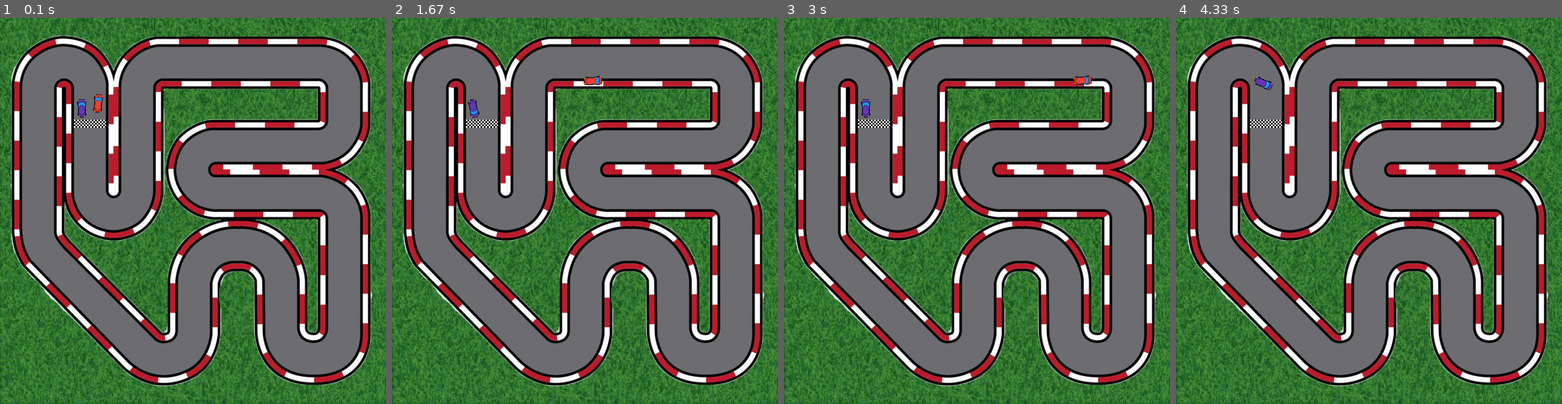
Above: before the commit, frames 1-4 (left to right).
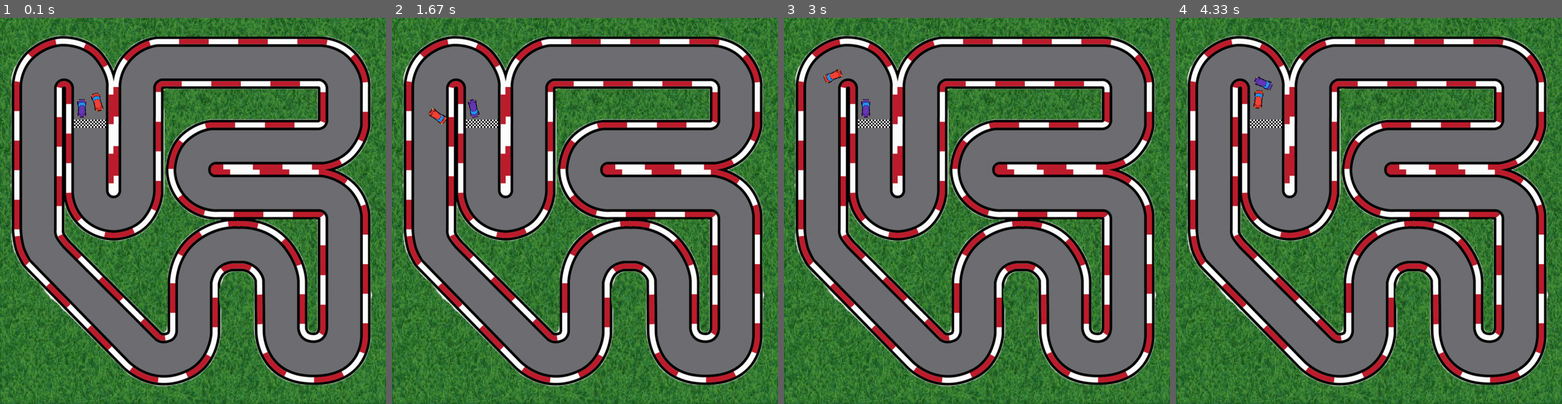
Above: after the commit, the same moments.

Repository: AmirmasoudCS/Pygame-Course
Game: pygame game, started from project_04/main.py
Two runs of this game, one before a commit and one after it. Both use one fixed random seed, a clock stepped at 60 frames per second and the inputs below.
Inputs:
- Up to frame 1 (0.1 s): no input
- Up to frame 2 (1.67 s): hold D 0.33-0.8 s; hold W 0.83-1.13 s; hold D 1.17-1.63 s
- Up to frame 3 (3 s): hold A 1.67-2.2 s; hold A 2.57-2.97 s
- Up to frame 4 (4.33 s): hold W 3-3.37 s; hold D 3.4-4.03 s; hold S from 4.07 s (still down)

The runs differ from the first frame. In frame 1, less than 0.1% of the frame differs, in the area x 23-27%, y 19-25%; in frame 2, 0.2%; in frame 3, 0.2%, in the area x 10-80%, y 13-18%; in frame 4, 0.1%.

Commit message:
Updating the find path algo for the AI

Diff:
--- a/project_04/main.py
+++ b/project_04/main.py
@@ -181,7 +181,10 @@
         if self.current_point >= len(self.path):
             self.current_point = 0
 
-        target_x, target_y = self.path[self.current_point]
+        look_ahead = 8
+        target_index = (self.current_point + look_ahead) % len(self.path)
+
+        target_x, target_y = self.path[target_index]
 
         dx = target_x - self.x
         dy = target_y - self.y
@@ -193,7 +196,7 @@
             return
 
         target_angle = math.degrees(
-            math.atan2(dx, -dy)
+            math.atan2(-dx, -dy)
         )
 
         angle_difference = (
